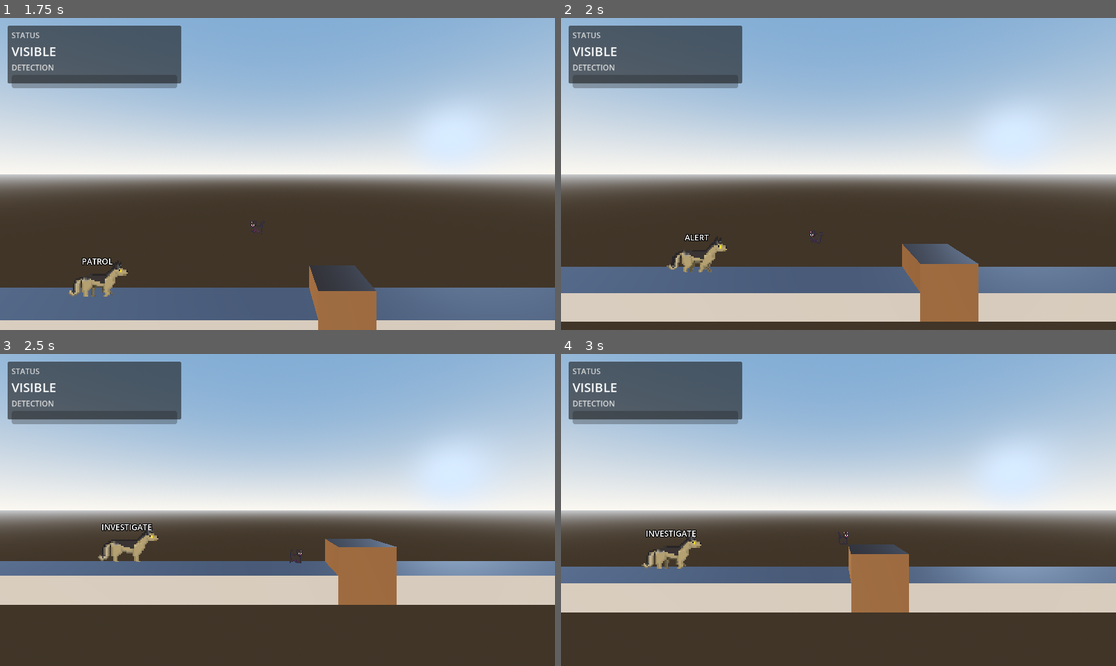
Above: before the commit, frames 1-4 (two rows, left to right).
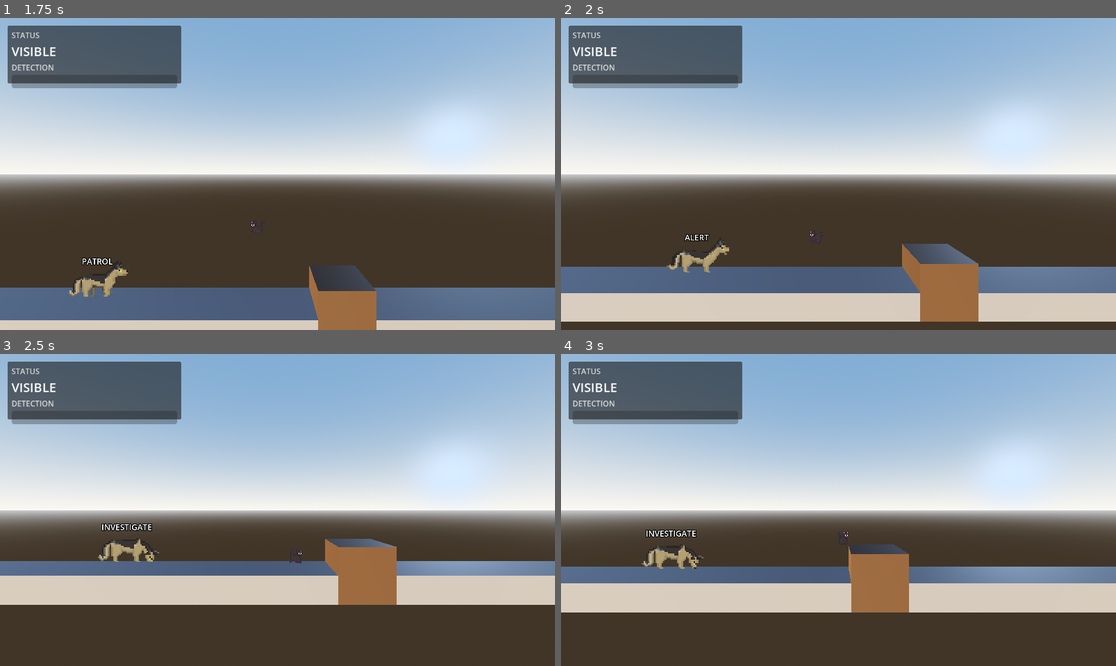
Above: after the commit, the same moments.

Repository: droptablestar/sneaky_cat2d
Game: Godot game, scene res://main.tscn
The game is run twice, just before and just after one commit, with the same random seed, the same clock (stepped at 60 frames per second) and the same inputs.
Inputs (mouse positions are in pixels of both pictures, inside the frame that each line leads up to):
- Up to frame 1 (1.75 s): tap Enter (ui_accept) at 0.5, 0.77, 1.52 s; move the mouse to (399, 158) at 0.52 s; hold Right (ui_right) 0.53-1.28 s; tap F (hide_toggle) at 0.6 s; click (399, 158) at 0.67 s; move the mouse to (166, 189) at 1.27 s; hold Left (ui_left) from 1.28 s (still down); tap Space at 1.35 s
- Up to frame 2 (2 s): keep holding Left (ui_left)
- Up to frame 3 (2.5 s): move the mouse to (333, 441) at 2.02 s; release Left (ui_left) at 2.03 s; hold Right (ui_right) from 2.03 s (still down); tap F (hide_toggle) at 2.1 s
- Up to frame 4 (3 s): keep holding Right (ui_right); move the mouse to (810, 572) at 2.77 s; tap Space at 2.85 s; click (810, 572) at 2.92 s

Frame 1 is identical in both runs. In frame 2, 0.2% of the frame differs, in the area x 19-31%, y 70-82%; in frame 3, 0.2%; in frame 4, 0.3%, in the area x 14-26%, y 57-69%.

Commit message:
ADD: more dog sprites

Diff:
--- a/assets/sprites/dog_spriteframes.tres
+++ b/assets/sprites/dog_spriteframes.tres
@@ -1,10 +1,10 @@
-[gd_resource type="SpriteFrames" load_steps=19 format=3 uid="uid://dms7crcb8vf3b"]
+[gd_resource type="SpriteFrames" load_steps=17 format=3 uid="uid://dms7crcb8vf3b"]
 
 [ext_resource type="Texture2D" uid="uid://d3q8uj8b1rkuo" path="res://assets/sprites/germanShephard.Aesprite-Sheet-x300.png" id="1_q122p"]
 
 [sub_resource type="AtlasTexture" id="AtlasTexture_q122p"]
 atlas = ExtResource("1_q122p")
-region = Rect2(0, 2496, 192, 192)
+region = Rect2(576, 2496, 192, 192)
 
 [sub_resource type="AtlasTexture" id="AtlasTexture_ynryo"]
 atlas = ExtResource("1_q122p")
@@ -12,11 +12,7 @@
 
 [sub_resource type="AtlasTexture" id="AtlasTexture_eatef"]
 atlas = ExtResource("1_q122p")
-region = Rect2(576, 2496, 192, 192)
-
-[sub_resource type="AtlasTexture" id="AtlasTexture_25q1m"]
-atlas = ExtResource("1_q122p")
-region = Rect2(0, 2112, 192, 192)
+region = Rect2(192, 2496, 192, 192)
 
 [sub_resource type="AtlasTexture" id="AtlasTexture_12o02"]
 atlas = ExtResource("1_q122p")
@@ -41,10 +37,6 @@
 [sub_resource type="AtlasTexture" id="AtlasTexture_x1mqu"]
 atlas = ExtResource("1_q122p")
 region = Rect2(1152, 2112, 192, 192)
-
-[sub_resource type="AtlasTexture" id="AtlasTexture_vou6j"]
-atlas = ExtResource("1_q122p")
-region = Rect2(1344, 2112, 192, 192)
 
 [sub_resource type="AtlasTexture" id="AtlasTexture_urr4i"]
 atlas = ExtResource("1_q122p")
@@ -88,9 +80,6 @@
 }, {
 "frames": [{
 "duration": 1.0,
-"texture": SubResource("AtlasTexture_25q1m")
-}, {
-"duration": 1.0,
 "texture": SubResource("AtlasTexture_12o02")
 }, {
 "duration": 1.0,
@@ -107,9 +96,6 @@
 }, {
 "duration": 1.0,
 "texture": SubResource("AtlasTexture_x1mqu")
-}, {
-"duration": 1.0,
-"texture": SubResource("AtlasTexture_vou6j")
 }],
 "loop": true,
 "name": &"investigate",
--- a/scenes/enemy_patroller.tscn
+++ b/scenes/enemy_patroller.tscn
@@ -26,6 +26,7 @@
 text = "PATROL"
 
 [node name="Visuals" type="Node3D" parent="."]
+script = ExtResource("3_6yq3y")
 
 [node name="BillboardSprite" type="Sprite3D" parent="Visuals"]
 transform = Transform3D(1, 0, 0, 0, 1, 0, 0, 0, 1, 0, 1.5, 0)
--- a/scripts/enemy_patroller.gd
+++ b/scripts/enemy_patroller.gd
@@ -328,3 +328,8 @@
 ## Returns current detection meter value (for HUD access)
 func get_detection_meter() -> float:
 	return detection_meter
+
+
+## Get the state of the enemy
+func get_state() -> String:
+	return _current_state
--- a/scripts/enemy_visuals.gd
+++ b/scripts/enemy_visuals.gd
@@ -4,8 +4,10 @@
 ## Extends BaseCharacterVisuals to inherit common animation logic.
 extends BaseCharacterVisuals
 
-## Previous position for calculating movement speed
+## Previous position for calculating movement speed and direction
 var _last_pos: Vector3 = Vector3.ZERO
+## Cached horizontal direction used for sprite flipping
+var _last_horizontal_delta: float = 1.0
 
 
 ## Returns the enemy sprite node
@@ -27,14 +29,38 @@
 ## Determines animation based on whether enemy is moving
 func _determine_target_animation() -> String:
 	if not _parent_character:
-		return GameConstants.ANIM_IDLE
+		return GameConstants.ANIM_WALK
+
+	var delta_pos: Vector3 = _parent_character.global_position - _last_pos
+	_last_pos = _parent_character.global_position
+	_update_last_horizontal_delta(delta_pos.x)
+
+	# Prefer AI state-driven animations.
+	if _parent_character.has_method("get_state"):
+		var state: String = _parent_character.get_state()
+		if state == _parent_character.STATE_ALERT:
+			return GameConstants.ANIM_ALERT
+		if state == _parent_character.STATE_INVESTIGATE:
+			return GameConstants.ANIM_INVESTIGATE
 
 	# Calculate movement speed by comparing position change
-	var delta_pos: Vector3 = _parent_character.global_position - _last_pos
-	var speed: float = delta_pos.length()
-	_last_pos = _parent_character.global_position
-
-	if speed > walk_threshold:
+	if delta_pos.length() > walk_threshold:
 		return GameConstants.ANIM_WALK
 
-	return GameConstants.ANIM_IDLE
+	# Fall back to walk until we have a bespoke idle animation
+	return GameConstants.ANIM_WALK
+
+
+## Enables sprite flipping so the dog faces the direction of travel
+func _should_flip_sprite() -> bool:
+	return true
+
+
+## Uses last horizontal movement delta to determine flip direction
+func _get_flip_direction() -> float:
+	return _last_horizontal_delta
+
+
+func _update_last_horizontal_delta(delta_x: float) -> void:
+	if absf(delta_x) > GameConstants.VELOCITY_FLIP_THRESHOLD:
+		_last_horizontal_delta = delta_x
--- a/scripts/game_constants.gd
+++ b/scripts/game_constants.gd
@@ -39,3 +39,9 @@
 
 ## Animation name for jumping/airborne state (player only)
 const ANIM_JUMP: String = "jump"
+
+## Animation name for alert state (enemy only)
+const ANIM_ALERT: String = "alert"
+
+## Animation name for investigate state (enemy only)
+const ANIM_INVESTIGATE: String = "investigate"
--- a/tests/unit/test_enemy_visuals.gd
+++ b/tests/unit/test_enemy_visuals.gd
@@ -14,3 +14,53 @@
 	enemy.global_position = initial_position + Vector3(1, 0, 0)
 	visuals._physics_process(1.0 / 60.0)
 	assert_eq("walk", sprite.animation, "Enemy sprite must play walk animation while moving")
+
+
+func test_enemy_visuals_script_attached_in_scene() -> void:
+	var enemy := instance_enemy(false)
+	assert_not_null(enemy)
+	var visuals: Node3D = enemy.get_node("Visuals")
+	var assigned_script: Script = visuals.get_script()
+	assert_not_null(assigned_script, "Visuals node must have an attached script")
+	assert_eq(ENEMY_VISUALS_SCRIPT, assigned_script, "Enemy Visuals must use enemy_visuals.gd")
+
+
+func test_enemy_plays_alert_and_investigate_animations_by_state() -> void:
+	var enemy := instance_enemy(true)
+	assert_not_null(enemy)
+	var visuals: Node3D = enemy.get_node("Visuals")
+	var sprite: AnimatedSprite2D = visuals.get_node("SpriteViewport/DogSprite")
+	enemy.set_physics_process(false)
+
+	enemy._change_state(enemy.STATE_ALERT)
+	visuals._physics_process(1.0 / 60.0)
+	assert_eq(
+		GameConstants.ANIM_ALERT,
+		sprite.animation,
+		"Enemy sprite must play alert animation while in ALERT state"
+	)
+
+	enemy._change_state(enemy.STATE_INVESTIGATE)
+	visuals._physics_process(1.0 / 60.0)
+	assert_eq(
+		GameConstants.ANIM_INVESTIGATE,
+		sprite.animation,
+		"Enemy sprite must play investigate animation while investigating"
+	)
+
+
+func test_enemy_sprite_flips_when_direction_changes() -> void:
+	var enemy := instance_enemy(true)
+	assert_not_null(enemy)
+	var visuals: Node3D = enemy.get_node("Visuals")
+	var sprite: AnimatedSprite2D = visuals.get_node("SpriteViewport/DogSprite")
+	enemy.set_physics_process(false)
+
+	var origin: Vector3 = enemy.global_position
+	enemy.global_position = origin + Vector3(1, 0, 0)
+	visuals._physics_process(1.0 / 60.0)
+	assert_false(sprite.flip_h, "Enemy sprite should face right when moving right")
+
+	enemy.global_position = origin + Vector3(-1, 0, 0)
+	visuals._physics_process(1.0 / 60.0)
+	assert_true(sprite.flip_h, "Enemy sprite should flip horizontally when moving left")
Not shown: 1 places in scenes/enemy_patroller.tscn that only renumber resources
Not shown, changed: AGENTS.md
